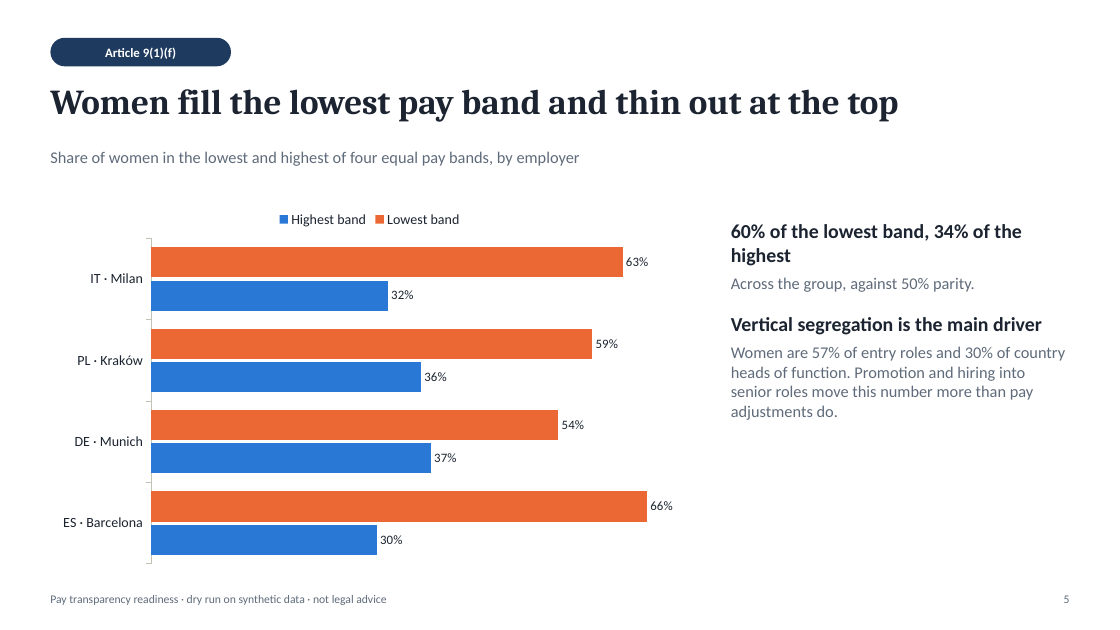
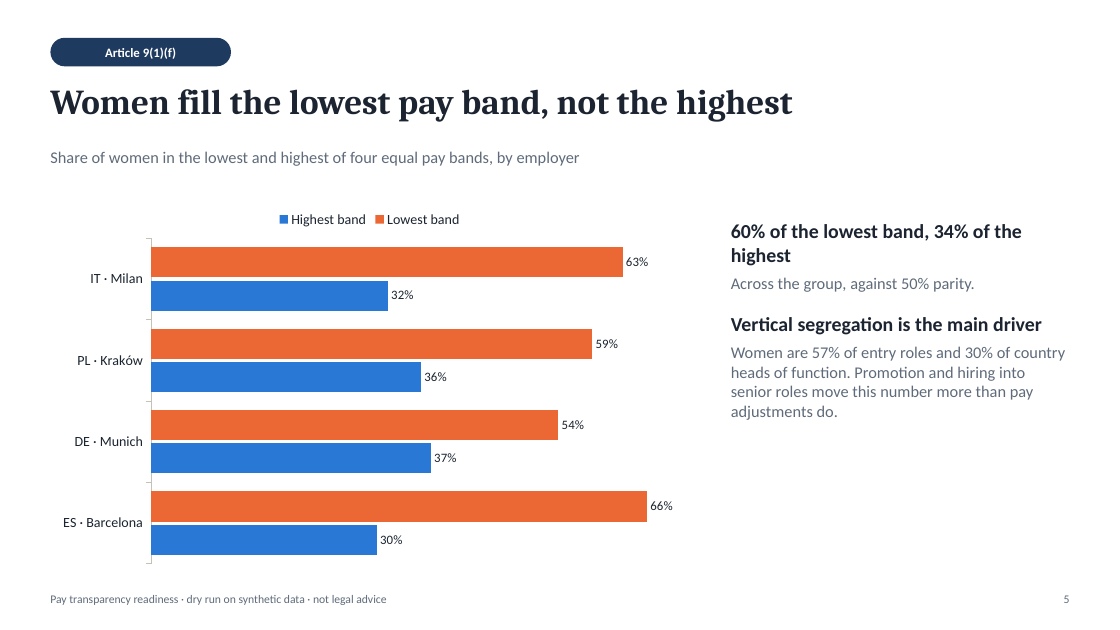
Before and after one commit to D0M3N1C0X/pay-transparency-readiness-kit, a slide deck: slide 5 of deliverables/board_briefing.pptx. Drawn at 1120x630 pixels with LibreOffice and Linux fonts; fonts in the diff are those of the drawing. Boxes give left, top, right and bottom in pixels: in the first picture for what was removed or moved away, otherwise in the second. Text is boxed around its words. In the diff, an @@ line names an element or a change of style, - is before the commit and + after.

```diff
--- a/deliverables/board_briefing.pptx
+++ b/deliverables/board_briefing.pptx
@@ text at (x1=50, y1=89, x2=793, y2=122): text changed @@
-Women fill the lowest pay band and thin out at the top
+Women fill the lowest pay band, not the highest
```
Also in this commit, not shown: 6 other slides changed, 3 other files.
